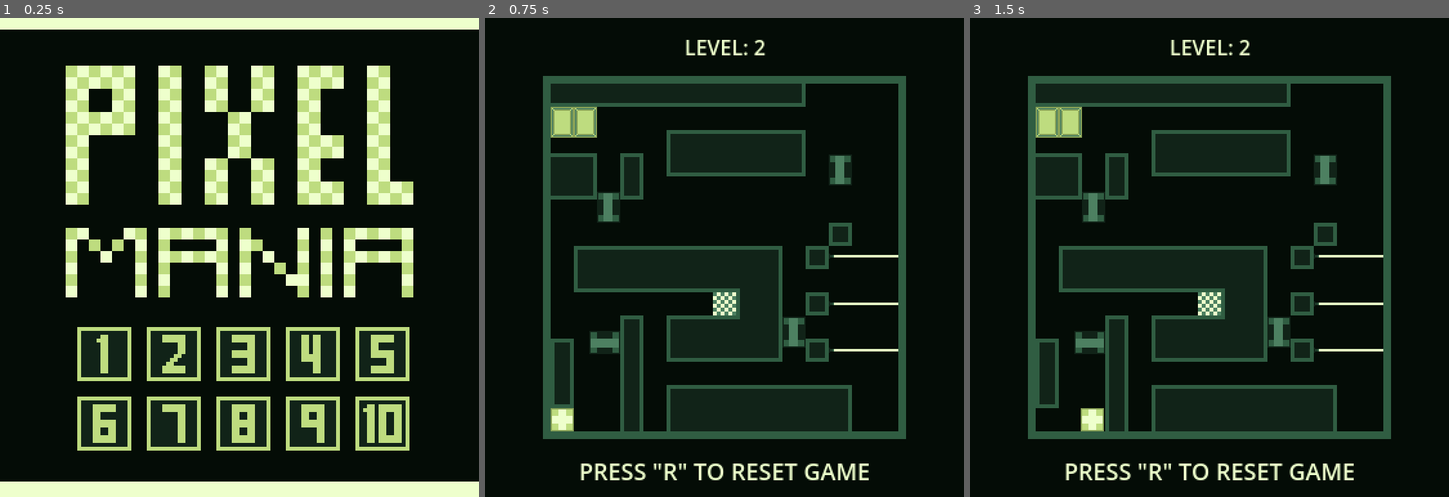
Above: before the commit, frames 1-3 (left to right).
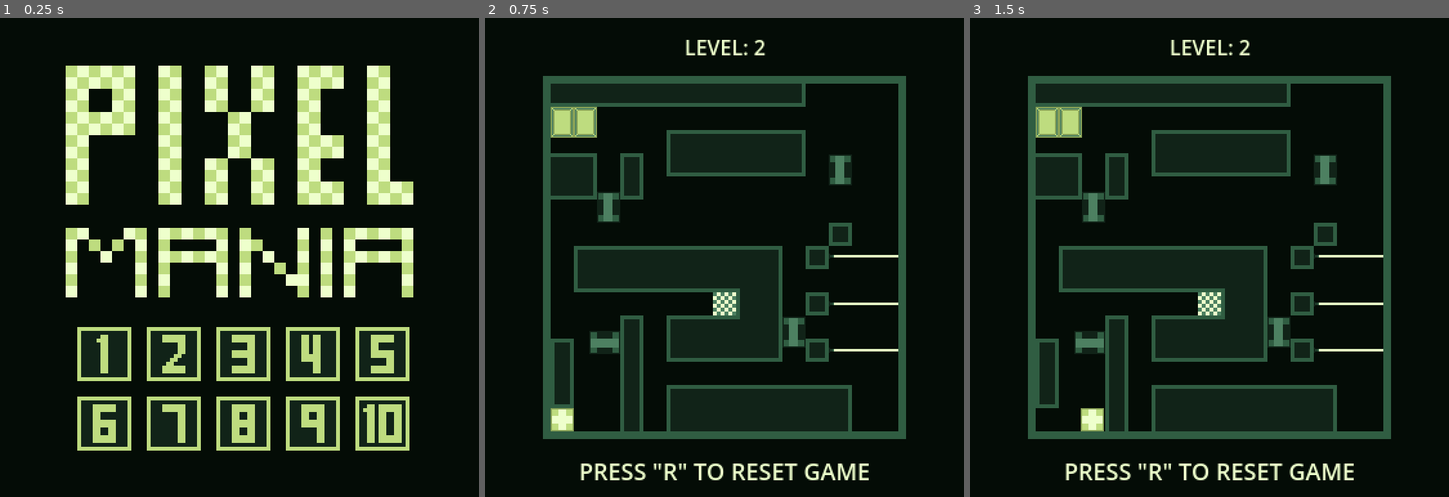
Above: after the commit, the same moments.

Repository: pangeon/Pixel-Mania
Game: Godot game, scene res://scenes/components/start_screen.tscn
Same seed, same stepped clock (60 frames per second), same inputs: the game is played once before the commit and once after it.
Inputs (mouse positions are in pixels of both pictures, inside the frame that each line leads up to):
- Up to frame 1 (0.25 s): no input
- Up to frame 2 (0.75 s): click (657, 353) at 0.5 s
- Up to frame 3 (1.5 s): tap R (reset) at 1.25 s; hold Right (move_right) from 1.28 s (still down); hold Ctrl (warp_speed) from 1.28 s (still down)

The runs differ from the first frame. In frame 1, 5.6% of the frame differs, in the area x 0-100%, y 0-100%; in frame 2, nothing differs; in frame 3, nothing differs.

Commit message:
upgrade start screen

Diff:
--- a/globals.gd
+++ b/globals.gd
@@ -30,3 +30,8 @@
 const GAME_AREA_Y: float = CANVAS_WIDTH - (GAME_AREA_X+PLAYER_SIZE) # 372-(48+18) = 372-66 = 306
 const PLAYER_AREA: float = CANVAS_HEIGHT - 2*(CANVAS_PADDING+LINE_WIDTH) # 372-2*(42+8) = 372-96 = 276
 const PLAYER_START: Vector2 = Vector2(GAME_AREA_X + LINE_WIDTH/2, GAME_AREA_Y - LINE_WIDTH/3) # (48+3, 306-3)=(51, 303)
+
+const LEVEL_1: String = "res://scenes/levels/start_level.tscn"
+const LEVEL_2: String = "res://scenes/levels/level_2.tscn"
+const LEVEL_3: String = "res://scenes/levels/level_3.tscn"
+const LEVEL_4: String = "res://scenes/levels/level_4.tscn"
--- a/scenes/components/start_screen.tscn
+++ b/scenes/components/start_screen.tscn
@@ -1,7 +1,8 @@
-[gd_scene load_steps=3 format=3 uid="uid://24d67nqa5bx3"]
+[gd_scene load_steps=4 format=3 uid="uid://24d67nqa5bx3"]
 
 [ext_resource type="Script" path="res://scripts/start_screen.gd" id="1_6op57"]
 [ext_resource type="Texture2D" uid="uid://e57c86jboa8d" path="res://assets/img/start_screen.png" id="1_jt0jy"]
+[ext_resource type="Texture2D" uid="uid://d4e08f40nle5u" path="res://assets/img/start_screen_tile.png" id="3_54w8b"]
 
 [node name="StartScreen" type="Node2D"]
 script = ExtResource("1_6op57")
@@ -22,6 +23,7 @@
 offset_top = 240.0
 offset_right = 102.0
 offset_bottom = 282.0
+texture_hover = ExtResource("3_54w8b")
 ignore_texture_size = true
 
 [node name="AccessLevelButton2" type="TextureButton" parent="." groups=["access_level_buttons"]]
@@ -29,6 +31,7 @@
 offset_top = 240.0
 offset_right = 156.0
 offset_bottom = 282.0
+texture_hover = ExtResource("3_54w8b")
 ignore_texture_size = true
 
 [node name="AccessLevelButton3" type="TextureButton" parent="." groups=["access_level_buttons"]]
@@ -36,6 +39,7 @@
 offset_top = 240.0
 offset_right = 210.0
 offset_bottom = 282.0
+texture_hover = ExtResource("3_54w8b")
 ignore_texture_size = true
 
 [node name="AccessLevelButton4" type="TextureButton" parent="." groups=["access_level_buttons"]]
@@ -43,6 +47,7 @@
 offset_top = 240.0
 offset_right = 264.0
 offset_bottom = 282.0
+texture_hover = ExtResource("3_54w8b")
 ignore_texture_size = true
 
 [node name="AccessLevelButton5" type="TextureButton" parent="." groups=["access_level_buttons"]]
--- a/scripts/start_screen.gd
+++ b/scripts/start_screen.gd
@@ -3,28 +3,37 @@
 class_name StartScreen
 
 func _ready():
+	$".".add_child(
+		Component.get_sound_loader("res://assets/music/start_music.mp3", "StartMusic")
+	)
+	_play_music()
+
 	var access_level_buttons: Array[Node] = get_tree().get_nodes_in_group("access_level_buttons")
 
 	for i in access_level_buttons.size():
 		if i == 0:
 			access_level_buttons[i].pressed.connect(_start_level)
 		elif i == 1:
-			access_level_buttons[i].pressed.connect(level_2)
+			access_level_buttons[i].pressed.connect(_level_2)
 		elif i == 2:
-			access_level_buttons[i].pressed.connect(level_3)
+			access_level_buttons[i].pressed.connect(_level_3)
 		elif i == 3:
-			access_level_buttons[i].pressed.connect(level_4)
+			access_level_buttons[i].pressed.connect(_level_4)
 		else:
 			pass
 
 func _start_level() -> void:
-	get_tree().change_scene_to_file("res://scenes/levels/start_level.tscn")
+	get_tree().change_scene_to_file(Globals.LEVEL_1)
 
-func level_2() -> void:
-	get_tree().change_scene_to_file("res://scenes/levels/level_2.tscn")
+func _level_2() -> void:
+	get_tree().change_scene_to_file(Globals.LEVEL_2)
 
-func level_3() -> void:
-	get_tree().change_scene_to_file("res://scenes/levels/level_3.tscn")
+func _level_3() -> void:
+	get_tree().change_scene_to_file(Globals.LEVEL_3)
 
-func level_4() -> void:
-	get_tree().change_scene_to_file("res://scenes/levels/level_4.tscn")
+func _level_4() -> void:
+	get_tree().change_scene_to_file(Globals.LEVEL_4)
+
+func _play_music() -> void:
+	var start_music_player: AudioStreamPlayer2D = $".".get_node("StartMusic")
+	start_music_player.play()
Binary file changed: assets/ase/start_screen.ase
Binary file added: assets/ase/start_screen_tile.ase
Binary file changed: assets/img/start_screen.png
Binary file added: assets/img/start_screen_tile.png
Not shown, added: assets/img/start_screen_tile.png.import
Not shown, added: assets/music/start_music.mp3.import
Not shown, changed: README.md
Not shown, added: assets/music/start_music.mp3
